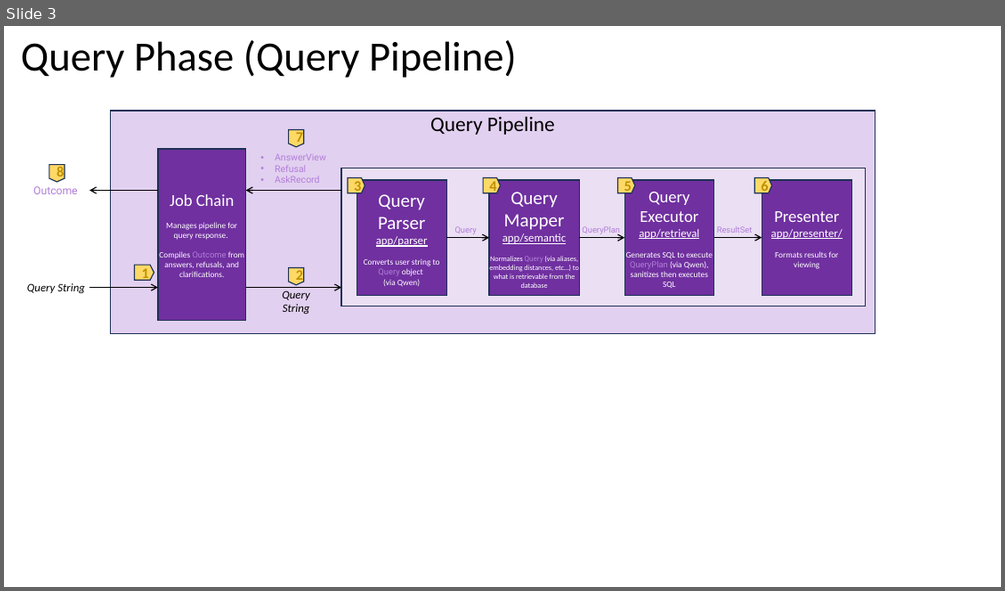
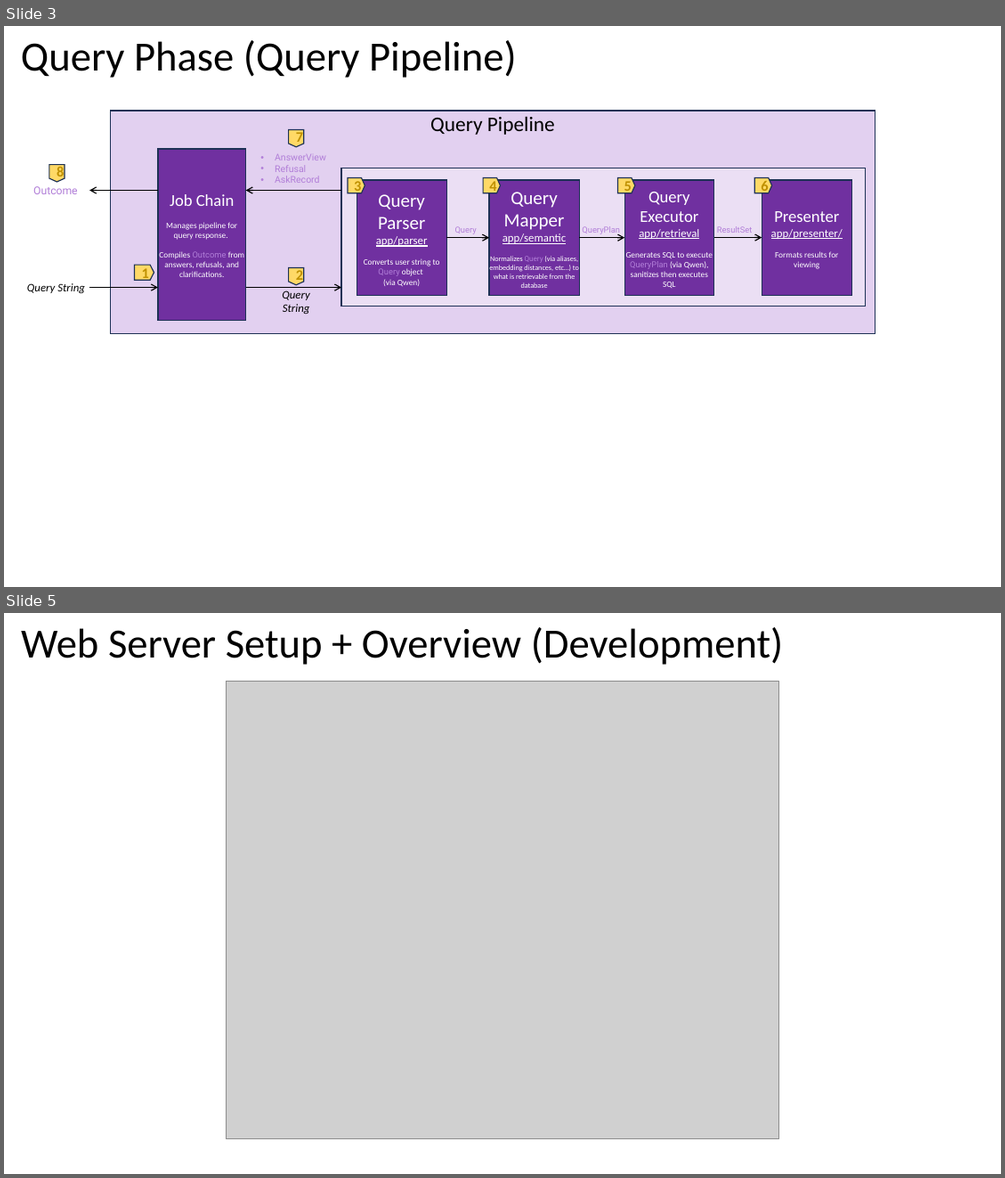
Before and after one commit to shaitani/verified-filings, a slide deck: Project and Tool Layout.pptx. Shown one above the other, each under a label of ours: slide 3 before the commit, slides 3 and 5 after it; the slides between them are not shown. The pictures are 1005x591 and 1005x1178 pixels, drawn with LibreOffice and Linux fonts; fonts in the diff are those of the drawing; grey boxes stand for pictures. Boxes give left, top, right and bottom in pixels: in the first picture for what was removed or moved away, otherwise in the second. Text is boxed around its words. In the diff, an @@ line names an element or a change of style, - is before the commit and + after.

Commit message:
Major diagram update, focusing on web server layout

```diff
--- a/Project and Tool Layout.pptx
+++ b/Project and Tool Layout.pptx
@@ slide 5 added at <box>4,613,1001,1174</box>, background #FFFFFF @@
@@ text added at <box>21,627,784,665</box>, 40 pt, text #000000 @@
+Web Server Setup + Overview (Development)
@@ picture added at <box>226,681,778,1139</box> @@
```
Also in this commit, not shown: 1 slide changed, 1 other slide added.
